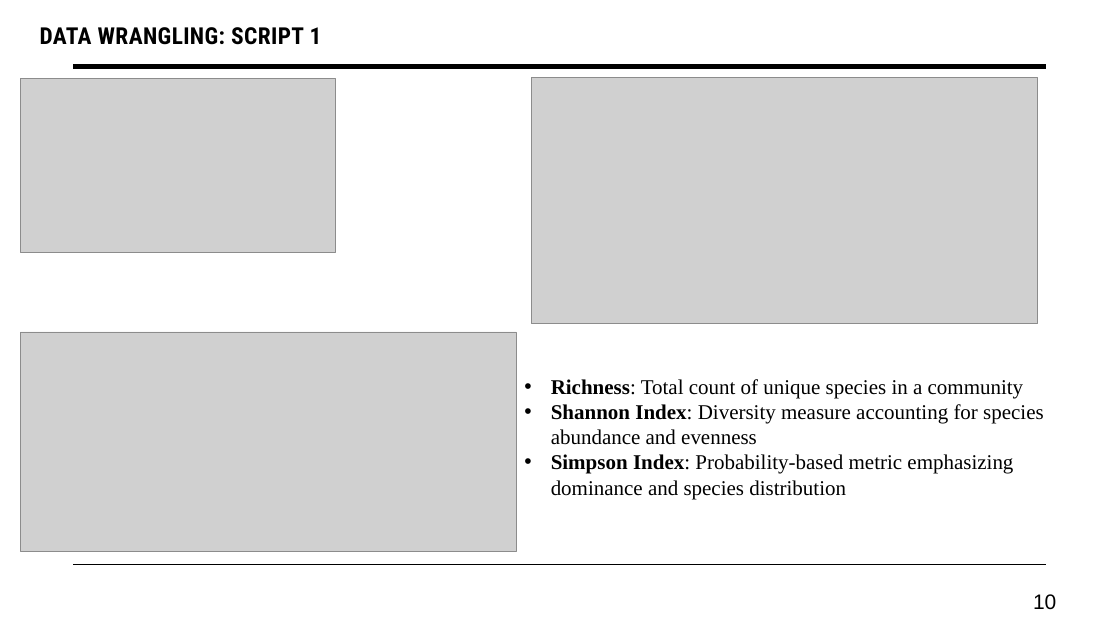
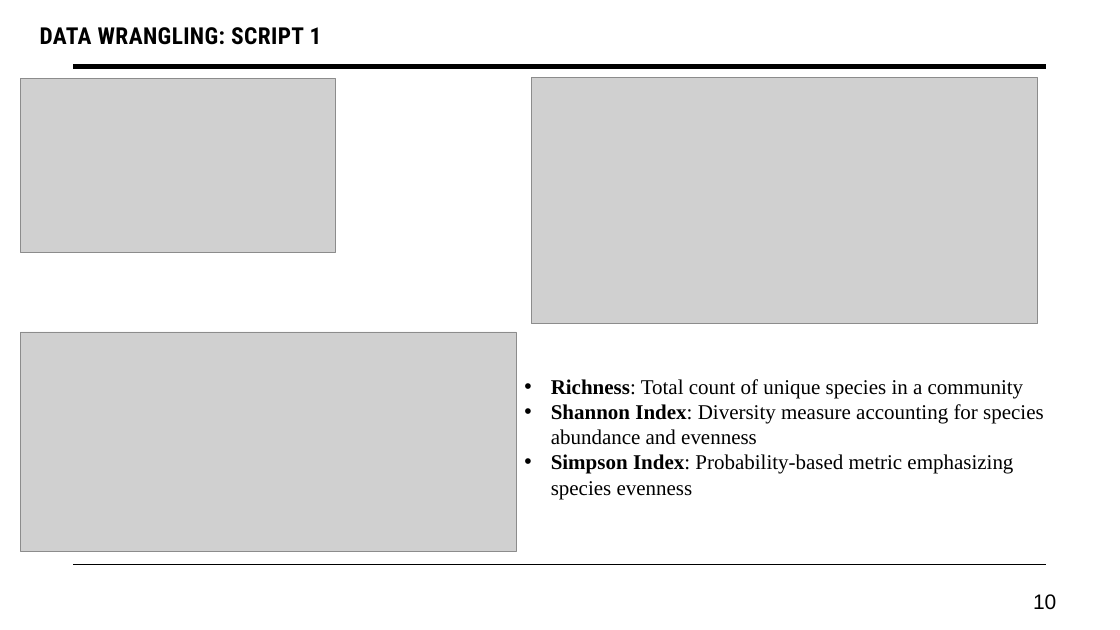
Before and after one commit to aftabzmn1/bison-impact-analysis_with_ML, a slide deck: slide 10 of Presentation/Bison Impact on GrassLand.pptx. Drawn at 1120x630 pixels with LibreOffice and Linux fonts; fonts in the diff are those of the drawing; grey boxes stand for pictures. Boxes give left, top, right and bottom in pixels: in the first picture for what was removed or moved away, otherwise in the second. Text is boxed around its words. In the diff, an @@ line names an element or a change of style, - is before the commit and + after.

```diff
--- a/Presentation/Bison Impact on GrassLand.pptx
+++ b/Presentation/Bison Impact on GrassLand.pptx
@@ text at [551, 454, 1013, 499]: text changed @@
-• Simpson Index: Probability-based metric emphasizing dominance and species distribution
+• Simpson Index: Probability-based metric emphasizing species evenness
```
Also in this commit, not shown: 3 other slides changed, 2 slides added, 10 other files.
